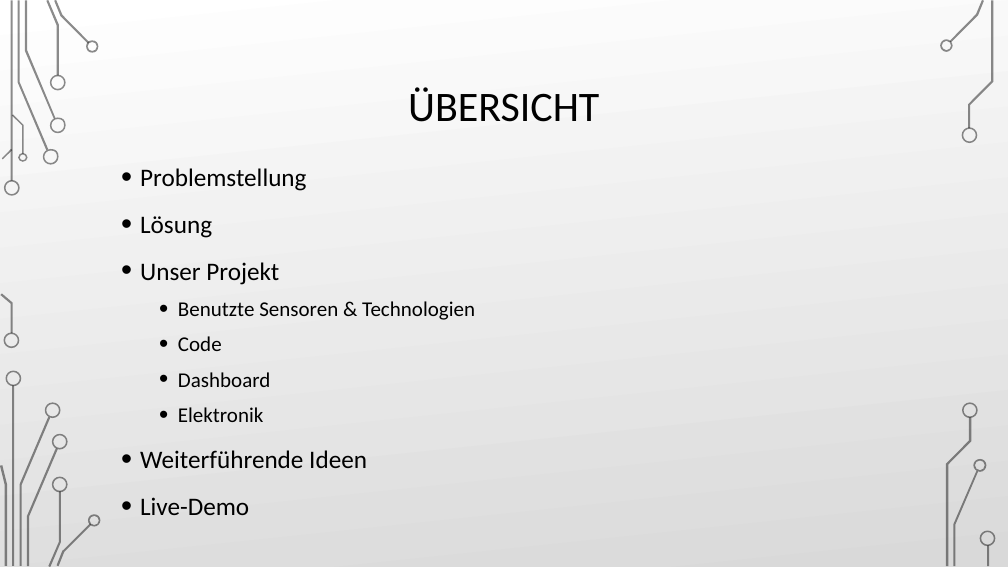
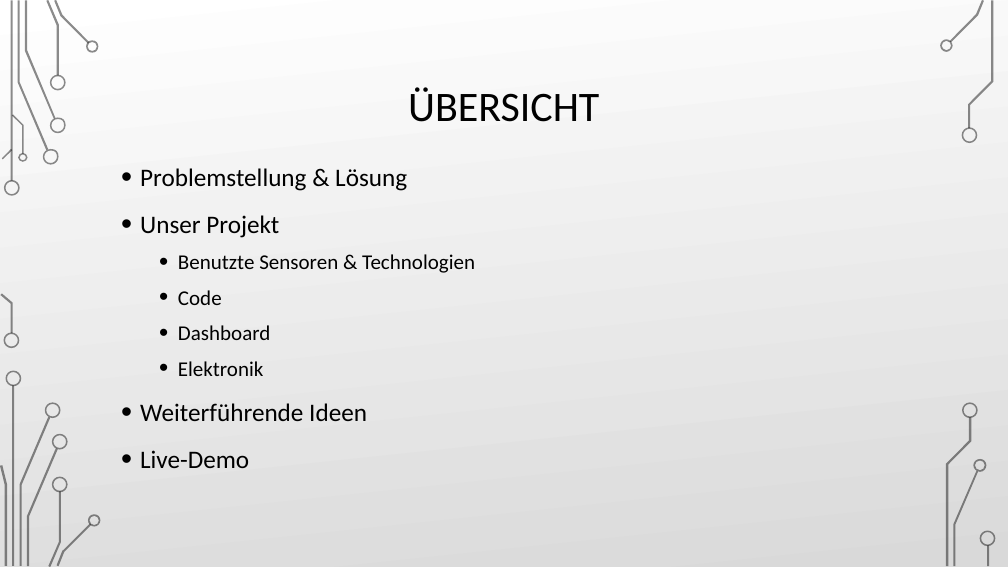
Before and after one commit to liviobue/iot_project, a slide deck: slide 2 of Presentation/Presentation.pptx. Drawn at 1008x567 pixels with LibreOffice and Linux fonts; fonts in the diff are those of the drawing; background and template pictures are left out. Boxes give left, top, right and bottom in pixels: in the first picture for what was removed or moved away, otherwise in the second. Text is boxed around its words. In the diff, an @@ line names an element or a change of style, - is before the commit and + after.

Commit message:
Changes in the Presentation

```diff
--- a/Presentation/Presentation.pptx
+++ b/Presentation/Presentation.pptx
@@ text at (140, 168, 407, 191): text changed @@
-• Problemstellung
-• Lösung
+• Problemstellung & Lösung
```
Also in this commit, not shown: 2 other slides changed.
